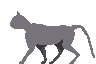
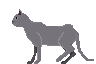
Layer changes from the first (96, 64) image to the second:
hid "walking_3_Cat_front", painted on it over <box>10,11,95,64</box>
hid "walking_3_Cat_back" over <box>27,30,75,64</box>
added layer "walking_0_Cat_front_face" above "walking_0_Cat_front_shade" over <box>12,9,22,25</box>
added layer "walking_0_Cat_front_shade" above "walking_0_Cat_front" over <box>15,10,77,64</box>
showed "walking_0_Cat_front" over <box>12,9,94,64</box>
showed "walking_0_Cat_back" over <box>24,28,79,64</box>
showed "Hintergrund" over <box>10,9,95,64</box>
